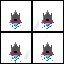
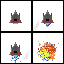
The second 64px x 64px image is a revision of the first. Changes to its layers:
painted on "Background" over [10, 23, 59, 61]
